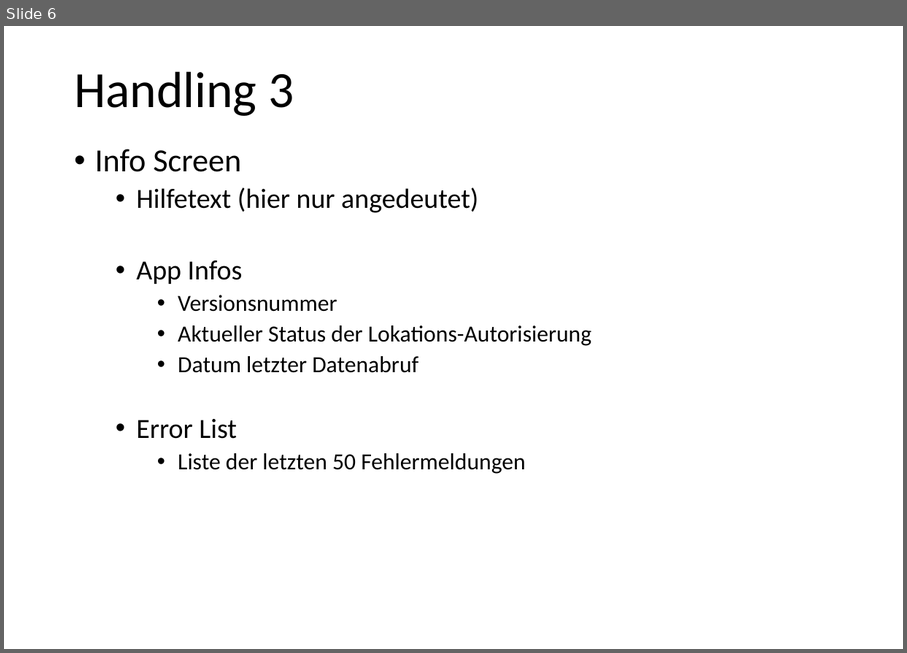
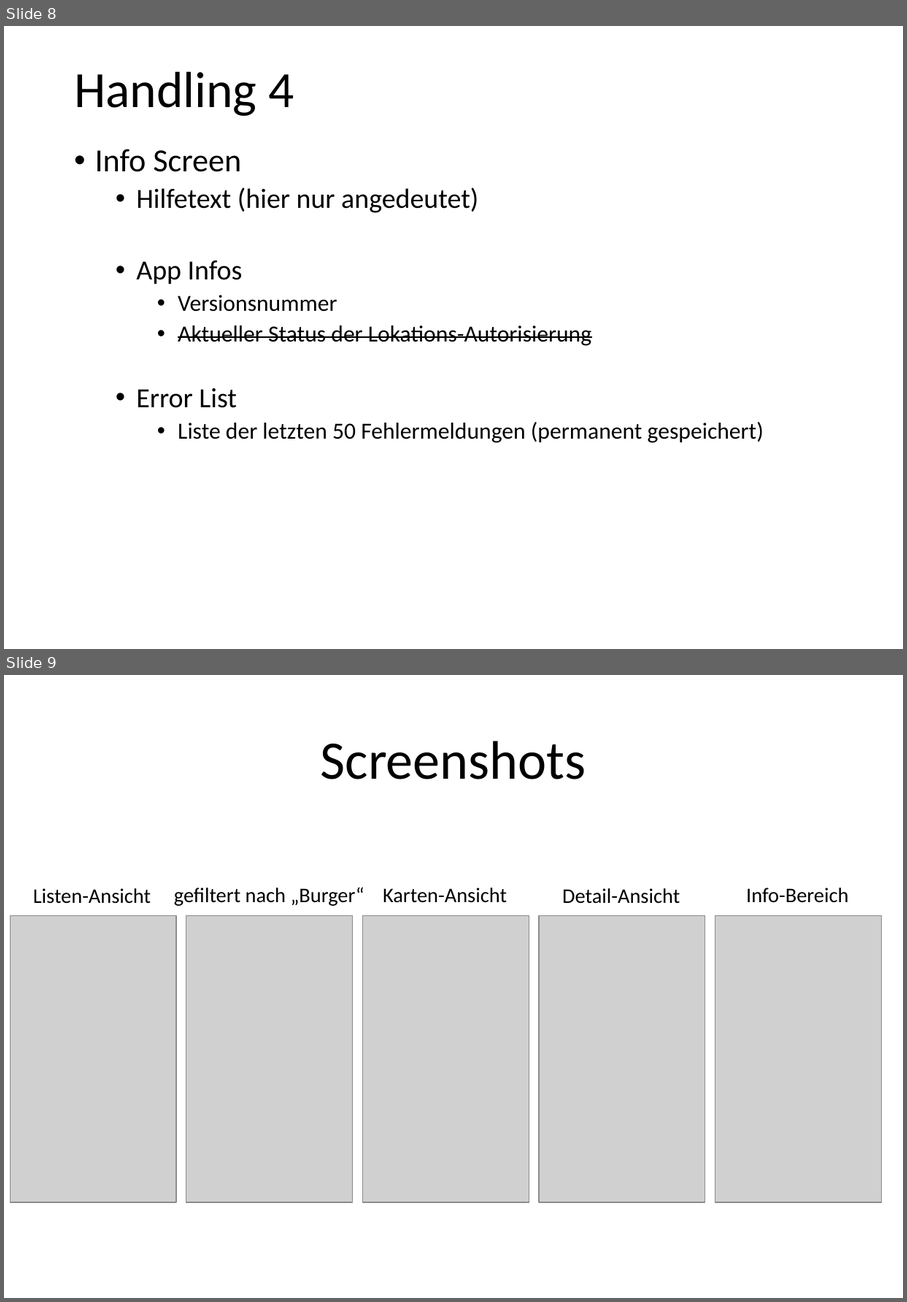
Before and after one commit to hobrink1/TaRest, a slide deck: PowerPoints/TaRest Notizen.pptx. Shown one above the other, each under a label of ours: slide 6 before the commit, slides 8 and 9 after it. The pictures are 907x653 and 907x1302 pixels, drawn with LibreOffice and Linux fonts; fonts in the diff are those of the drawing; grey boxes stand for pictures; background and template pictures are left out. Boxes give left, top, right and bottom in pixels: in the first picture for what was removed or moved away, otherwise in the second. Text is boxed around its words. In the diff, an @@ line names an element or a change of style, - is before the commit and + after.

```diff
--- a/PowerPoints/TaRest Notizen.pptx
+++ b/PowerPoints/TaRest Notizen.pptx
@@ slide 9 added at bbox=[4, 675, 903, 1298], background #FFFFFF @@
@@ title added at bbox=[321, 741, 587, 779], 47 pt, text #000000 @@
+Screenshots
@@ text added at bbox=[33, 888, 151, 903], 18 pt, text #000000 @@
+Listen-Ansicht
@@ text added at bbox=[174, 887, 365, 906], 18 pt, text #000000 @@
+gefiltert nach „Burger“
@@ text added at bbox=[383, 887, 507, 903], 18 pt, text #000000 @@
+Karten-Ansicht
@@ text added at bbox=[562, 888, 680, 903], 18 pt, text #000000 @@
+Detail-Ansicht
@@ text added at bbox=[746, 887, 849, 903], 18 pt, text #000000 @@
+Info-Bereich
@@ picture added at bbox=[10, 916, 176, 1202] @@
@@ picture added at bbox=[186, 916, 353, 1202] @@
@@ picture added at bbox=[362, 916, 529, 1202] @@
@@ picture added at bbox=[540, 916, 706, 1202] @@
@@ picture added at bbox=[716, 916, 881, 1202] @@
@@ what was slide 6 is now slide 8 @@
@@ slide 8 changed as well @@
@@ title at bbox=[74, 71, 294, 116]: text changed @@
-Handling 3
+Handling 4
@@ text at bbox=[178, 325, 592, 346]: strikethrough on in "Aktueller Status der Lokations-Autorisierung" @@
@@ text at bbox=[178, 356, 419, 373]: paragraph removed @@
-    • Datum letzter Datenabruf
@@ text at bbox=[178, 422, 764, 443]: text changed @@
-    • Liste der letzten 50 Fehlermeldungen
+    • Liste der letzten 50 Fehlermeldungen (permanent gespeichert)
```
Also in this commit, not shown: 8 other slides changed, 1 slide removed, 6 other files.
